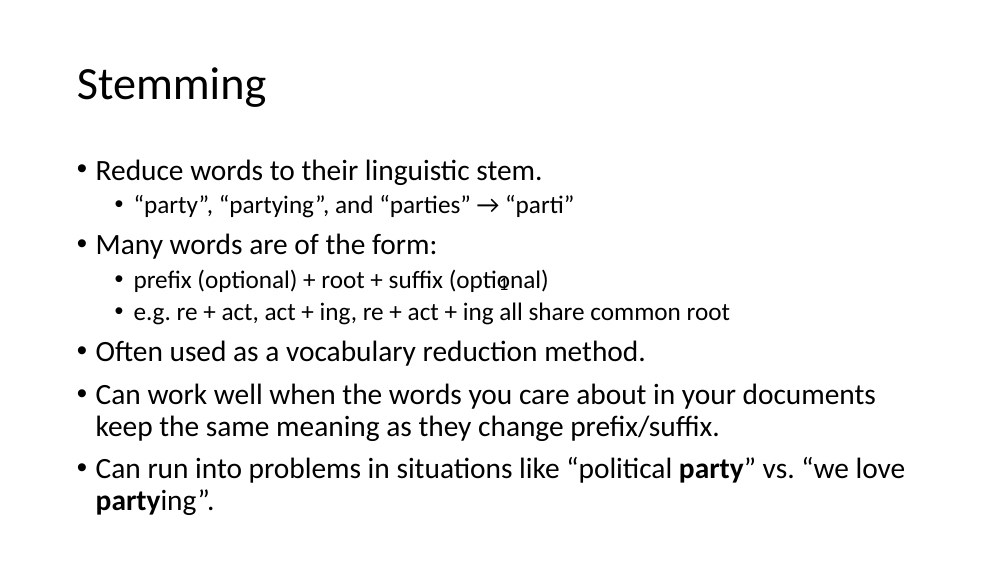
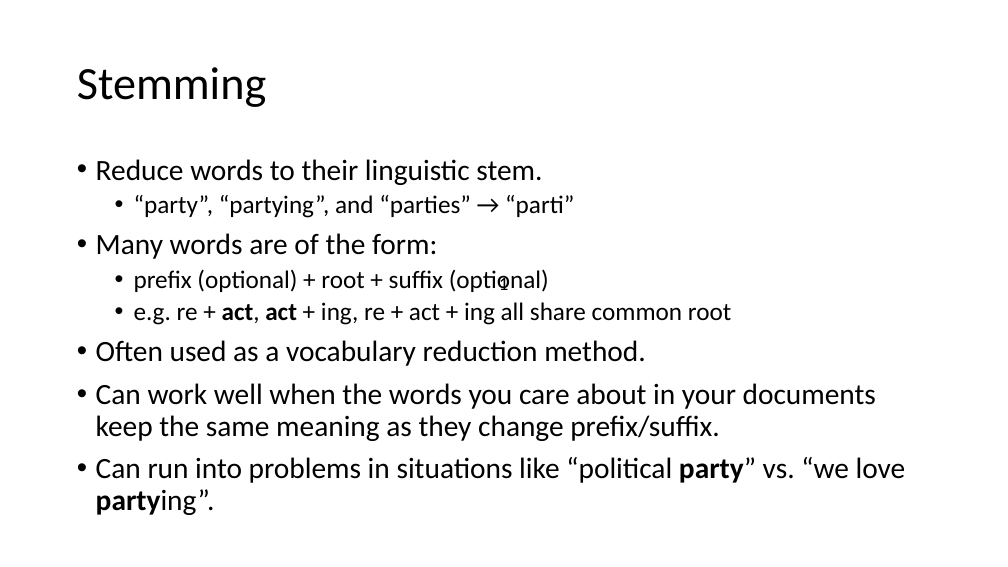
Before and after one commit to matthewjdenny/PPOL_628_Text_As_Data, a slide deck: slide 8 of Lectures/Class_3.pptx. Drawn at 1008x567 pixels with LibreOffice and Linux fonts; fonts in the diff are those of the drawing. Boxes give left, top, right and bottom in pixels: in the first picture for what was removed or moved away, otherwise in the second. Text is boxed around its words. In the diff, an @@ line names an element or a change of style, - is before the commit and + after.

```diff
--- a/Lectures/Class_3.pptx
+++ b/Lectures/Class_3.pptx
@@ text at (x1=134, y1=302, x2=731, y2=325): bold on in "act, act" @@
```
Also in this commit, not shown: 4 other slides changed, 1 slide added, 1 other file.
